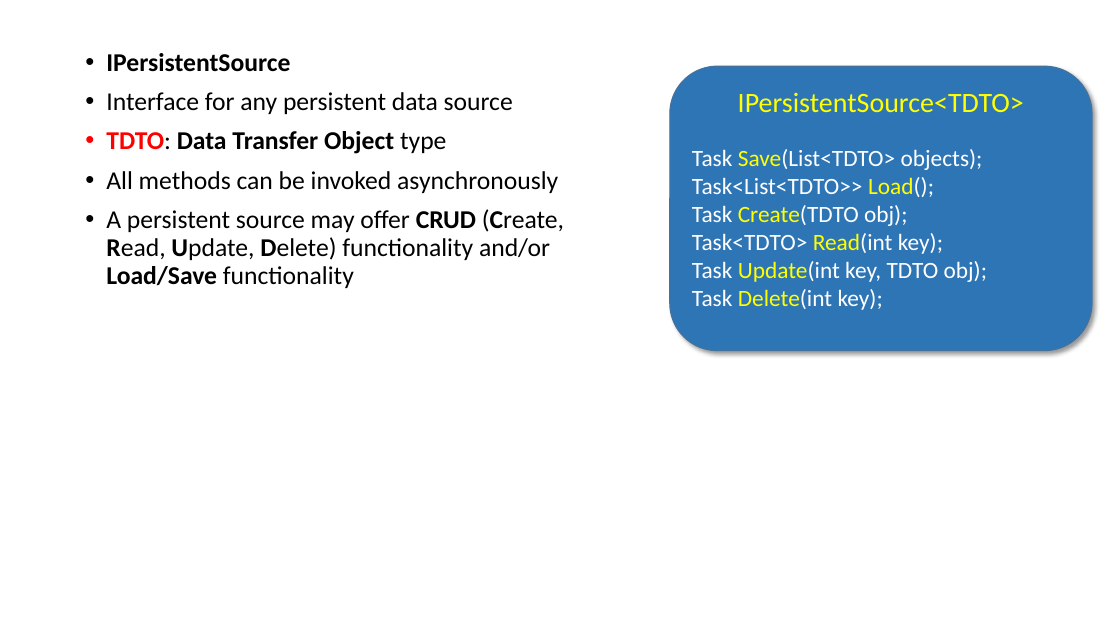
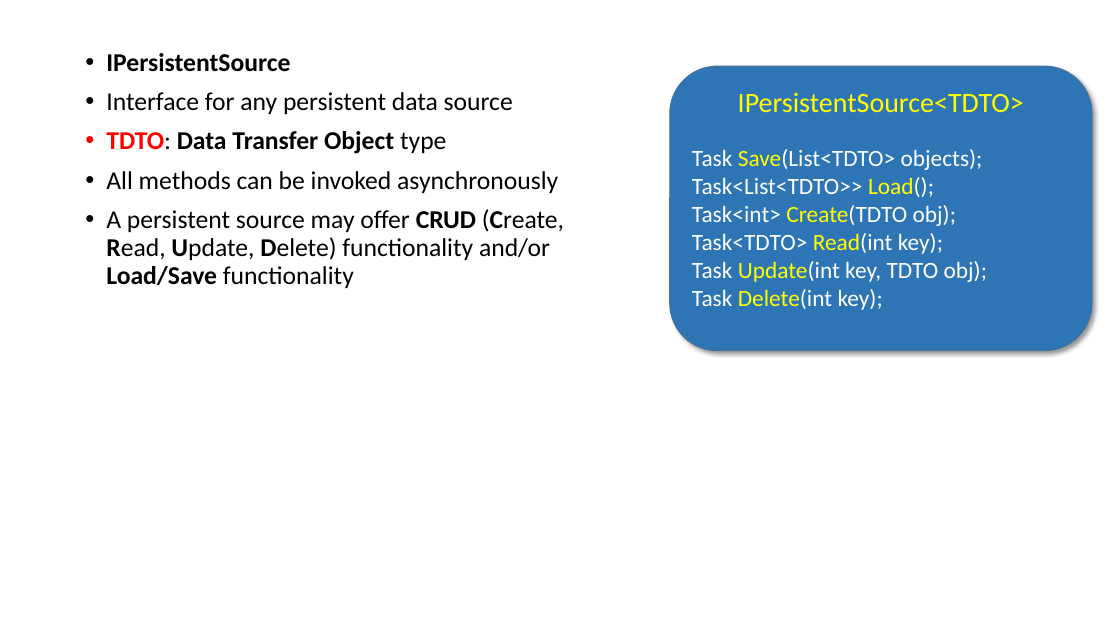
Before and after one commit to perl-easj/Teaching-materials, a slide deck: slide 41 of CSharpProgramming/Presentations/MVVMStarter Class Library.pptx. Drawn at 1120x630 pixels with LibreOffice and Linux fonts; fonts in the diff are those of the drawing. Boxes give left, top, right and bottom in pixels: in the first picture for what was removed or moved away, otherwise in the second. Text is boxed around its words. In the diff, an @@ line names an element or a change of style, - is before the commit and + after.

```diff
--- a/CSharpProgramming/Presentations/MVVMStarter Class Library.pptx
+++ b/CSharpProgramming/Presentations/MVVMStarter Class Library.pptx
@@ text in rounded rectangle at (692, 205, 956, 226): text changed @@
-Task Create(TDTO obj);
+Task<int> Create(TDTO obj);
```
Also in this commit, not shown: 7 other slides changed, 21 slides added, 1 slide removed, 2 other files.
